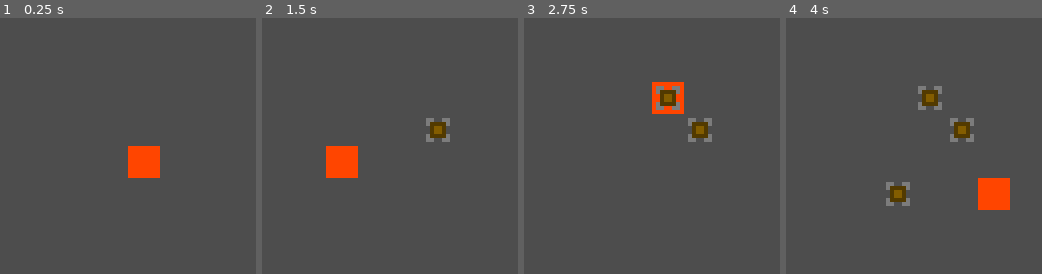
Above: before the commit, frames 1-4 (left to right).
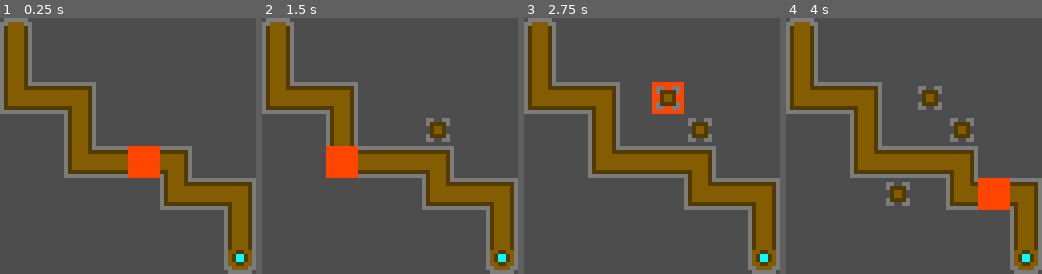
Above: after the commit, the same moments.

Repository: the-alex-g/LD53
Game: Godot game, scene res://main/main.tscn
The game is run twice, just before and just after one commit, with the same random seed, the same clock (stepped at 60 frames per second) and the same inputs.
Inputs (mouse positions are in pixels of both pictures, inside the frame that each line leads up to):
- Up to frame 1 (0.25 s): no input
- Up to frame 2 (1.5 s): tap Enter at 0.5 s; move the mouse to (446, 133) at 0.52 s; click (446, 133) at 0.6 s; tap Space at 1.25 s; move the mouse to (338, 158) at 1.27 s; click (338, 158) at 1.35 s
- Up to frame 3 (2.75 s): tap Enter at 2 s; move the mouse to (677, 89) at 2.02 s; click (677, 89) at 2.1 s
- Up to frame 4 (4 s): tap Space at 2.75 s; move the mouse to (901, 197) at 2.77 s; click (901, 197) at 2.85 s; tap Enter at 3.5 s; move the mouse to (990, 184) at 3.52 s; click (990, 184) at 3.6 s

The runs differ from the first frame. In frame 1, 22% of the frame differs, in the area x 0-100%, y 0-100%; in frame 2, 22%; in frame 3, 23%; in frame 4, 22%.

Commit message:
Add path tiles

Diff:
--- a/project/main/main.gd
+++ b/project/main/main.gd
@@ -76,4 +76,4 @@
 
 
 func _generate_map(unit_path_points:PackedVector2Array)->void:
-	pass
+	_tilemap.set_cells_terrain_connect(0, unit_path_points, 0, 0)
--- a/project/main/main.tscn
+++ b/project/main/main.tscn
@@ -1,10 +1,47 @@
-[gd_scene load_steps=5 format=3 uid="uid://rt5lxhl5ojac"]
+[gd_scene load_steps=7 format=3 uid="uid://rt5lxhl5ojac"]
 
 [ext_resource type="Script" path="res://main/main.gd" id="1_fu7l2"]
+[ext_resource type="Texture2D" uid="uid://cjr881stwr67k" path="res://main/road_tiles.png" id="2_6xq1d"]
 [ext_resource type="Texture2D" uid="uid://eb1evyv0w3kw" path="res://main/tower_placement.png" id="2_afegi"]
+
+[sub_resource type="TileSetAtlasSource" id="TileSetAtlasSource_hp3vm"]
+texture = ExtResource("2_6xq1d")
+texture_region_size = Vector2i(8, 8)
+0:0/0 = 0
+0:0/0/terrain_set = 0
+0:0/0/terrains_peering_bit/right_side = 0
+0:0/0/terrains_peering_bit/left_side = 0
+1:0/0 = 0
+1:0/0/terrain_set = 0
+1:0/0/terrains_peering_bit/bottom_side = 0
+1:0/0/terrains_peering_bit/top_side = 0
+2:0/0 = 0
+2:0/0/terrain_set = 0
+2:0/0/terrains_peering_bit/left_side = 0
+0:1/0 = 0
+0:1/0/terrain_set = 0
+0:1/0/terrains_peering_bit/top_side = 0
+1:1/0 = 0
+1:1/0/terrain_set = 0
+1:1/0/terrains_peering_bit/bottom_side = 0
+2:1/0 = 0
+2:1/0/terrain_set = 0
+2:1/0/terrains_peering_bit/right_side = 0
+0:2/0 = 0
+0:2/0/terrain_set = 0
+0:2/0/terrains_peering_bit/right_side = 0
+0:2/0/terrains_peering_bit/top_side = 0
+1:2/0 = 0
+1:2/0/terrain_set = 0
+1:2/0/terrains_peering_bit/bottom_side = 0
+1:2/0/terrains_peering_bit/left_side = 0
 
 [sub_resource type="TileSet" id="TileSet_3v7if"]
 tile_size = Vector2i(8, 8)
+terrain_set_0/mode = 2
+terrain_set_0/terrain_0/name = "Terrain 0"
+terrain_set_0/terrain_0/color = Color(0, 0.423529, 0.552941, 1)
+sources/0 = SubResource("TileSetAtlasSource_hp3vm")
 
 [sub_resource type="Curve2D" id="Curve2D_qw4mj"]
 
Binary file added: project/main/road_tiles.png
Not shown, added: project/main/road_tiles.png.import
